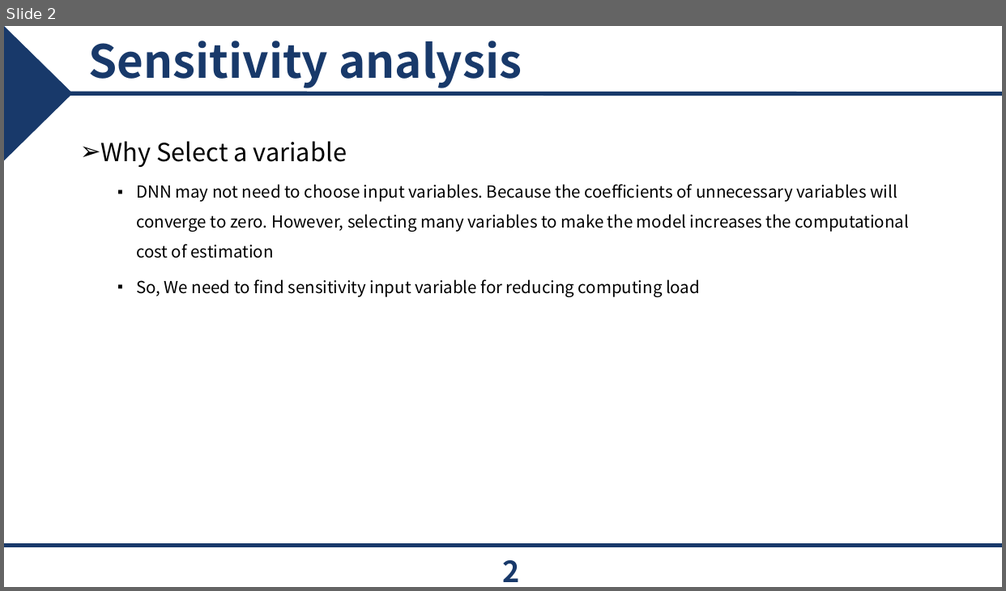
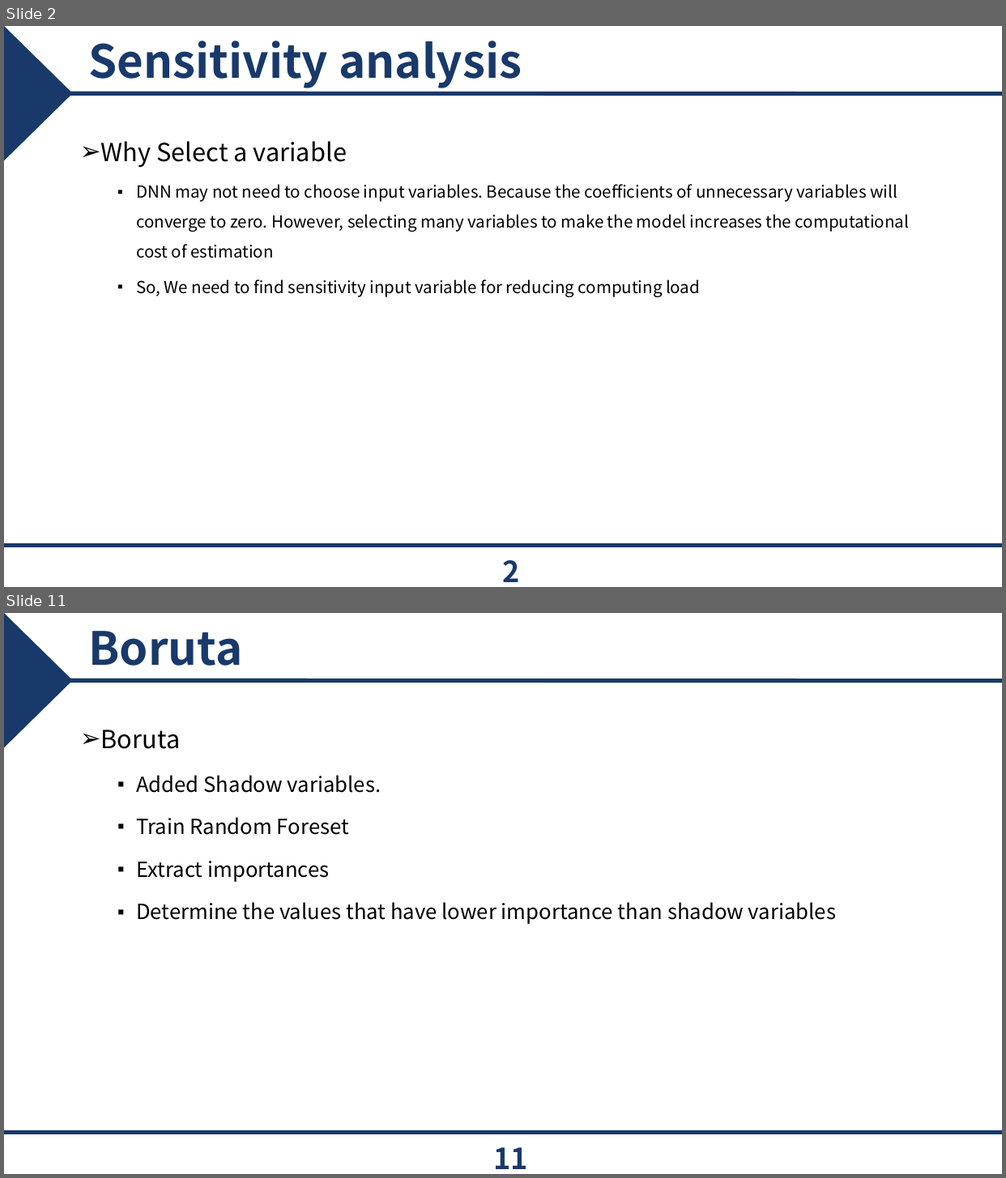
Before and after one commit to epoxx-arch/Torque_vectoringthesis, a slide deck: PPT/개인 연구 Parametric.pptx. Shown one above the other, each under a label of ours: slide 2 before the commit, slides 2 and 11 after it; the slides between them are not shown. The pictures are 1006x591 and 1006x1178 pixels, drawn with LibreOffice and Linux fonts; fonts in the diff are those of the drawing; background and template pictures are left out. Boxes give left, top, right and bottom in pixels: in the first picture for what was removed or moved away, otherwise in the second. Text is boxed around its words. In the diff, an @@ line names an element or a change of style, - is before the commit and + after.

```diff
--- a/PPT/개인 연구 Parametric.pptx
+++ b/PPT/개인 연구 Parametric.pptx
@@ slide 11 added at (4, 613, 1002, 1174), background #FFFFFF; not listed: 3 template elements that a slide beside it also shows @@
@@ title added at (88, 631, 242, 666), 44 pt, text #18396A, bold @@
+Boruta
@@ text added at (101, 730, 836, 924), 20 pt, text #000000 @@
+➢ Boruta
+  ▪ Added Shadow variables.
+  ▪ Train Random Foreset
+  ▪ Extract importances
+  ▪ Determine the values that have lower importance than shadow variables
@@ page number added at (494, 1148, 528, 1169), 28 pt, text #18396A, bold @@
+11
```
Also in this commit, not shown: 3 slides changed, 7 other slides added, 4 slides removed, 3 other files.
